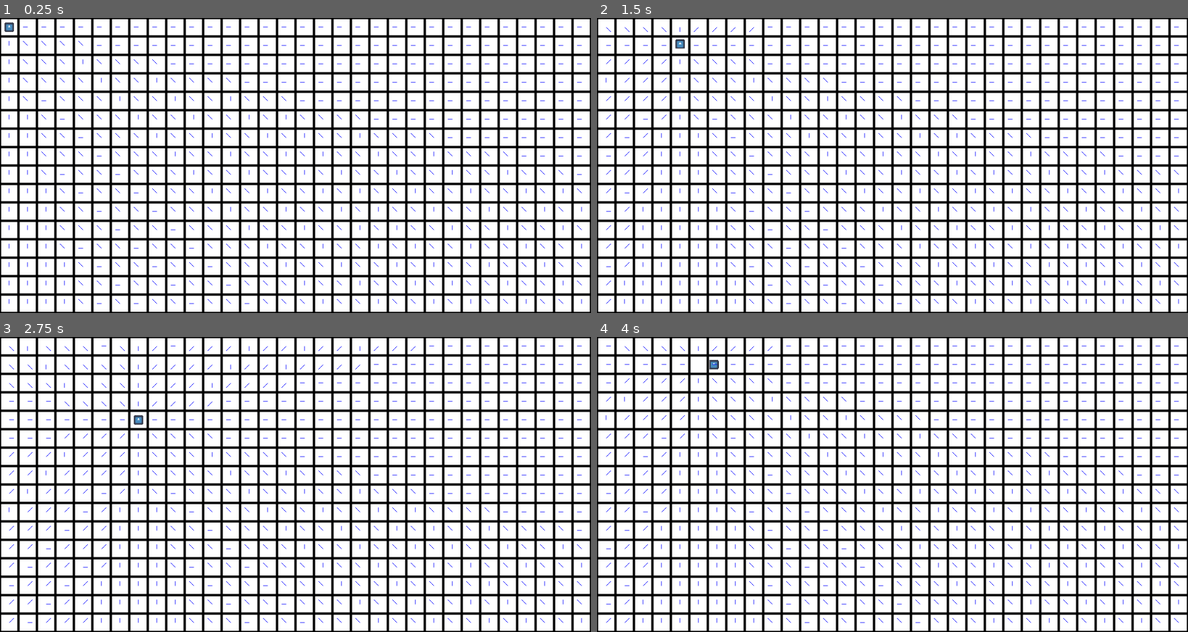
Above: before the commit, frames 1-4 (two rows, left to right).
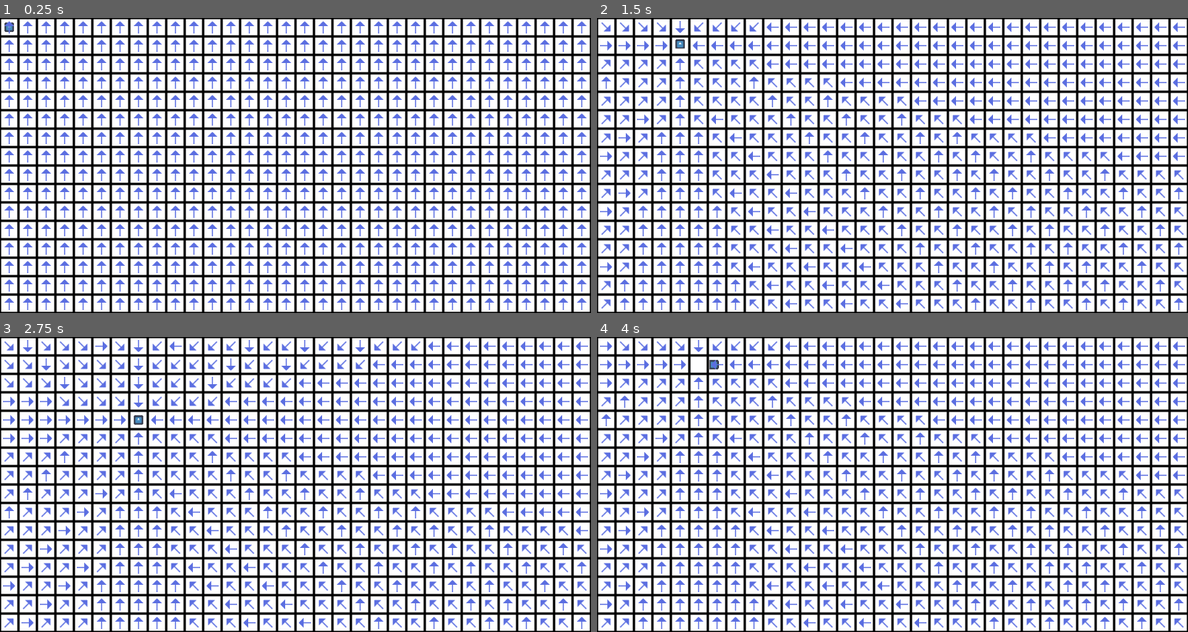
Above: after the commit, the same moments.

Repository: aaron-d-e/flow-fields-pathfinding
Game: Godot game, scene res://terrain.tscn
The game is run twice, just before and just after one commit, with the same random seed, the same clock (stepped at 60 frames per second) and the same inputs. The project has no main scene, so this scene is started directly. The engine's default icon, where the game draws it, is replaced by a stand-in: a white triangle on a blue panel in a dark square.
Inputs:
- Up to frame 1 (0.25 s): no input
- Up to frame 2 (1.5 s): tap Enter at 0.5 s; hold Right (ui_right) 0.53-1.28 s; hold Down (ui_down) from 1.28 s (still down)
- Up to frame 3 (2.75 s): release Down (ui_down) at 2.03 s; hold Right (ui_right) from 2.03 s (still down)
- Up to frame 4 (4 s): release Right (ui_right) at 2.78 s; hold Up (ui_up) 2.78-3.53 s; hold Left (ui_left) from 3.53 s (still down)

The runs differ from the first frame. In frame 1, 13% of the frame differs, in the area x 0-100%, y 1-99%; in frame 2, 13%; in frame 3, 13%; in frame 4, 13%.

Commit message:
create and update debug arrows each frame
arrows are now drawn on screen as custom png

Diff:
--- /dev/null
+++ b/flow-fields/arrow.tscn
@@ -0,0 +1,8 @@
+[gd_scene load_steps=2 format=3 uid="uid://dtpu4r35arbhq"]
+
+[ext_resource type="Texture2D" uid="uid://b5o4kmdewukmv" path="res://Assets/blue_up.png" id="1_l5ahi"]
+
+[node name="Node2D" type="Node2D"]
+
+[node name="Sprite2D" type="Sprite2D" parent="."]
+texture = ExtResource("1_l5ahi")
--- a/flow-fields/flow_field_manager.gd
+++ b/flow-fields/flow_field_manager.gd
@@ -3,6 +3,9 @@
 @export var field_size: Vector2i # how many cells the grid is made of
 @export var cell_size: Vector2i # how big each cell is
 @export var target: CharacterBody2D
+
+@export var arrow_scene: PackedScene
+var arrows: Dictionary[Vector2i, Node2D] = {}
 
 # debug print stuff
 @export var debug_font: FontFile
@@ -20,7 +23,7 @@
 	Vector2i(-1,1),
 	Vector2i(-1,-1),
 ]
-var sprites: Array[Sprite2D]
+
 
 var cell_array: Array[Vector2i] = []# array of every cell as a vector2
 var field_directions: Dictionary[Vector2i, Vector2i] = {} # directions of each cell in grid
@@ -41,27 +44,31 @@
 		field_directions[vec] = Vector2i.ZERO
 
 	generate_flow_field()
+	create_debug_arrows()
 
-func cell_to_world(cell: Vector2i) -> Vector2:
-	return Vector2(
-		cell.x * cell_size.x + cell_size.x * 0.5,
-		cell.y * cell_size.y + cell_size.y * 0.5
-	)
+func create_debug_arrows() -> void:
+	for cell in cell_array:
+		var arrow := arrow_scene.instantiate() as Node2D
+		add_child(arrow)
+
+		arrow.position = Vector2(cell) * Vector2(cell_size) + Vector2.ONE * Vector2(cell_size) * 0.5
+		arrows[cell] = arrow
+
+func update_debug_arrows() -> void:
+	for key in arrows:
+		var dir := field_directions[key]
+		if dir == Vector2i.ZERO: arrows[key].visible = false
+		else:
+			arrows[key].visible = true
+			arrows[key].rotation = Vector2(dir).angle() + PI / 2
+
 
 func _physics_process(_delta: float) -> void:
 	if last_target_position != get_target_cell():
 		generate_flow_field() # if target moves update field again
-		queue_redraw()
+		update_debug_arrows()
 
-func _draw() -> void:
-	for cell in cell_array:
-		var cost := field_costs[cell]
-		if cost != MAX_COST:
-			var world_pos := cell_to_world(cell)
-			var dir := field_directions[cell]
-			# draw_string(debug_font, world_pos + Vector2(-4, 4), str(cost), HORIZONTAL_ALIGNMENT_CENTER, -1, debug_font_size, Color.BLUE)
-			draw_line(world_pos, world_pos + Vector2(dir.x * 8, dir.y * 8) , Color.BLUE)
-
+		# queue_redraw()
 
 func generate_flow_field() -> void:
 	cost_queue.clear() # need to this call every frame
@@ -102,7 +109,20 @@
 				best_dir = dir
 		field_directions[cell] = best_dir
 
+#func _draw() -> void:
+	#for cell in cell_array:
+		#var cost := field_costs[cell]
+		#if cost != MAX_COST:
+			#var world_pos := cell_to_world(cell)
+			#var dir := field_directions[cell]
+			# draw_string(debug_font, world_pos + Vector2(-4, 4), str(cost), HORIZONTAL_ALIGNMENT_CENTER, -1, debug_font_size, Color.BLUE)
+			#draw_line(world_pos, world_pos + Vector2(dir.x * 8, dir.y * 8) , Color.BLUE)
 
+func cell_to_world(cell: Vector2i) -> Vector2:
+	return Vector2(
+		cell.x * cell_size.x + cell_size.x * 0.5,
+		cell.y * cell_size.y + cell_size.y * 0.5
+	)
 
 func get_target_cell() -> Vector2i:
 	return Vector2i(
--- a/flow-fields/terrain.tscn
+++ b/flow-fields/terrain.tscn
@@ -7,6 +7,7 @@
 [ext_resource type="PackedScene" uid="uid://dcosrldgnxd8u" path="res://flow_field_manager.tscn" id="4_n7k1k"]
 [ext_resource type="Texture2D" uid="uid://ck65xuyy5fe8o" path="res://Assets/16x16_red.png" id="5_iqhxt"]
 [ext_resource type="Script" uid="uid://cc11yk2vl6pap" path="res://enemy_sprite.gd" id="6_e1kr5"]
+[ext_resource type="PackedScene" uid="uid://dtpu4r35arbhq" path="res://arrow.tscn" id="6_h2lqh"]
 
 [sub_resource type="TileSetAtlasSource" id="TileSetAtlasSource_0u6kl"]
 texture = ExtResource("1_206su")
@@ -741,6 +742,7 @@
 field_size = Vector2i(32, 16)
 cell_size = Vector2i(32, 32)
 target = NodePath("../CharacterBody2D")
+arrow_scene = ExtResource("6_h2lqh")
 debug_font = SubResource("FontFile_n7k1k")
 debug_font_size = 10
 
Not shown: 1 places in flow-fields/terrain.tscn that only renumber resources
